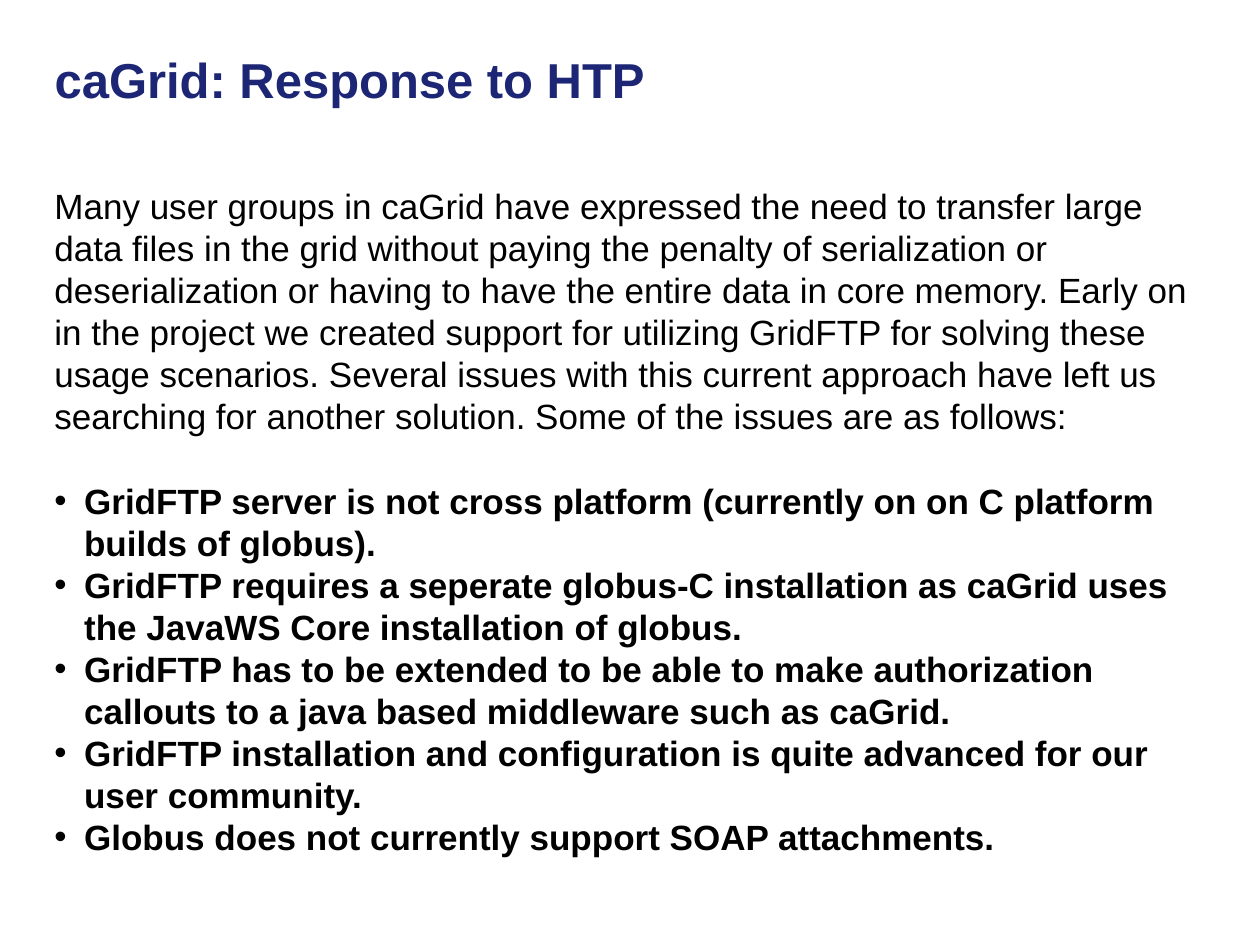
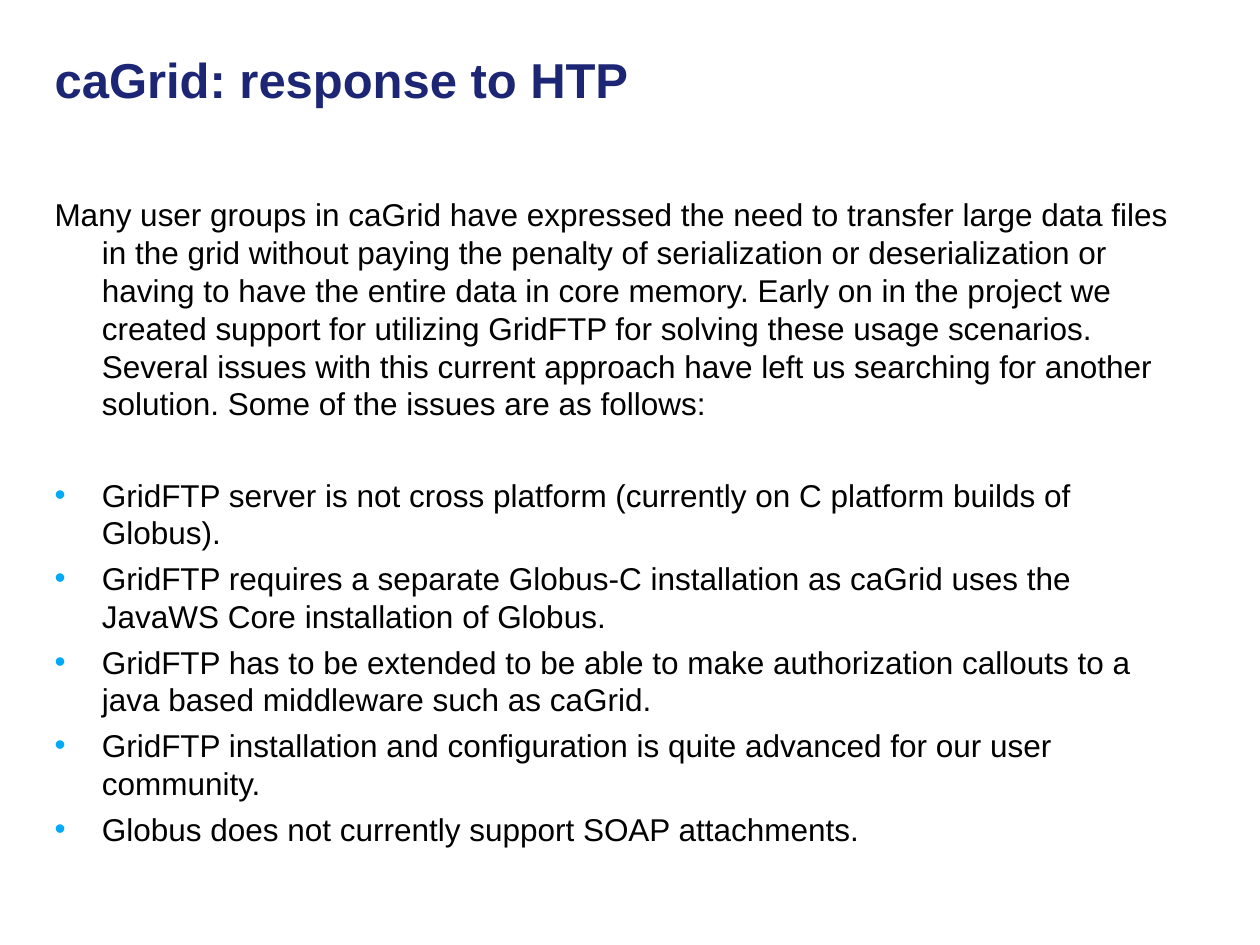
Before and after one commit to NCIP/cagrid-docs, a slide deck: slide 7 of presentations/200801_VCDE_ARCH/20080128_30_F2F_HTP.ppt. Drawn at 1260x945 pixels with LibreOffice and Linux fonts; fonts in the diff are those of the drawing; background and template pictures are left out. Boxes give left, top, right and bottom in pixels: in the first picture for what was removed or moved away, otherwise in the second. Text is boxed around its words. In the diff, an @@ line names an element or a change of style, - is before the commit and + after.

```diff
--- a/presentations/200801_VCDE_ARCH/20080128_30_F2F_HTP.ppt
+++ b/presentations/200801_VCDE_ARCH/20080128_30_F2F_HTP.ppt
@@ title at [55, 62, 628, 108]: text changed @@
-caGrid: Response to HTP
+caGrid: response to HTP
@@ text "Many user groups in caGrid ...": place and size @@
-text "Many user groups in caGrid ..." at [54, 193, 1187, 856]
+text "Many user groups in caGrid ..." at [55, 203, 1167, 847]
@@ text at [55, 203, 1167, 847]: size 20 to 18 pt in "Many user groups in caGrid have expressed ...", "GridFTP has to be extended to be ...", "GridFTP installation and configuration is quite advanced ...", "Globus does not currently support SOAP attachments."; bold off in "GridFTP has to be extended to be ...", "GridFTP installation and configuration is quite advanced ...", "Globus does not currently support SOAP attachments."; indent changed; more space between paragraphs; bullet colour #000000 to #00AAF6 @@
@@ text at [102, 484, 1071, 629]: text changed; size 20 to 18 pt; bold off @@
-• GridFTP server is not cross platform (currently on on C platform builds of globus).
-• GridFTP requires a seperate globus-C installation as caGrid uses the JavaWS Core installation of globus.
+• GridFTP server is not cross platform (currently on C platform builds of Globus).
+• GridFTP requires a separate Globus-C installation as caGrid uses the JavaWS Core installation of Globus.
```
Also in this commit, not shown: 6 other slides changed, 1 slide removed.
